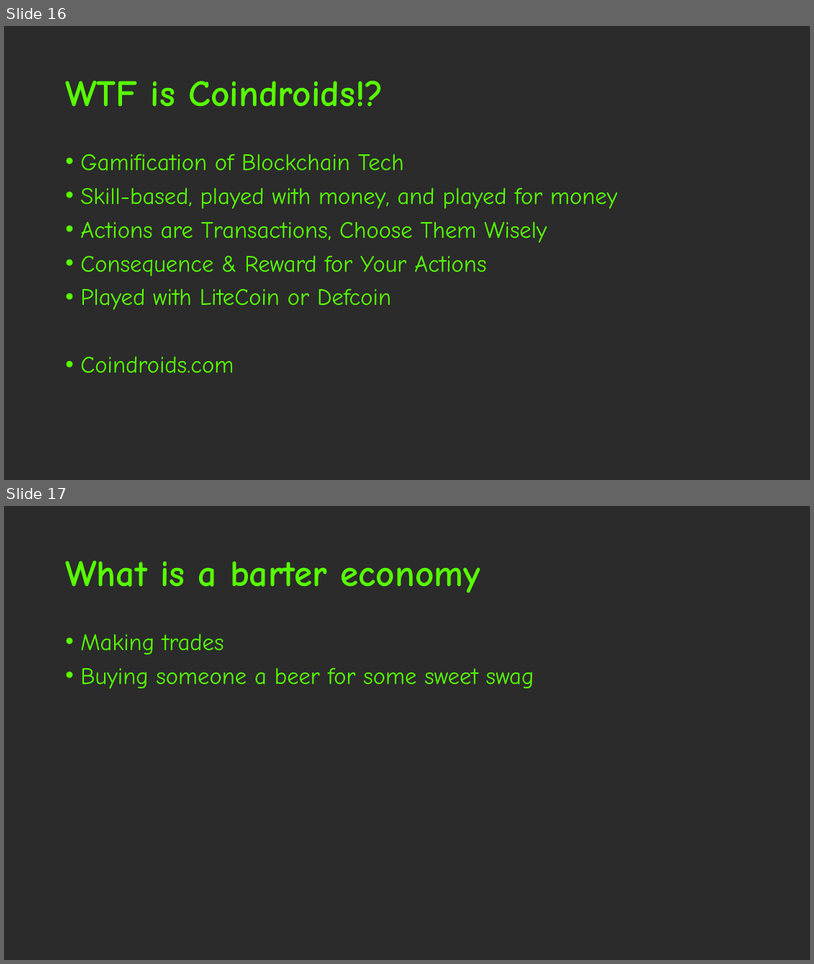
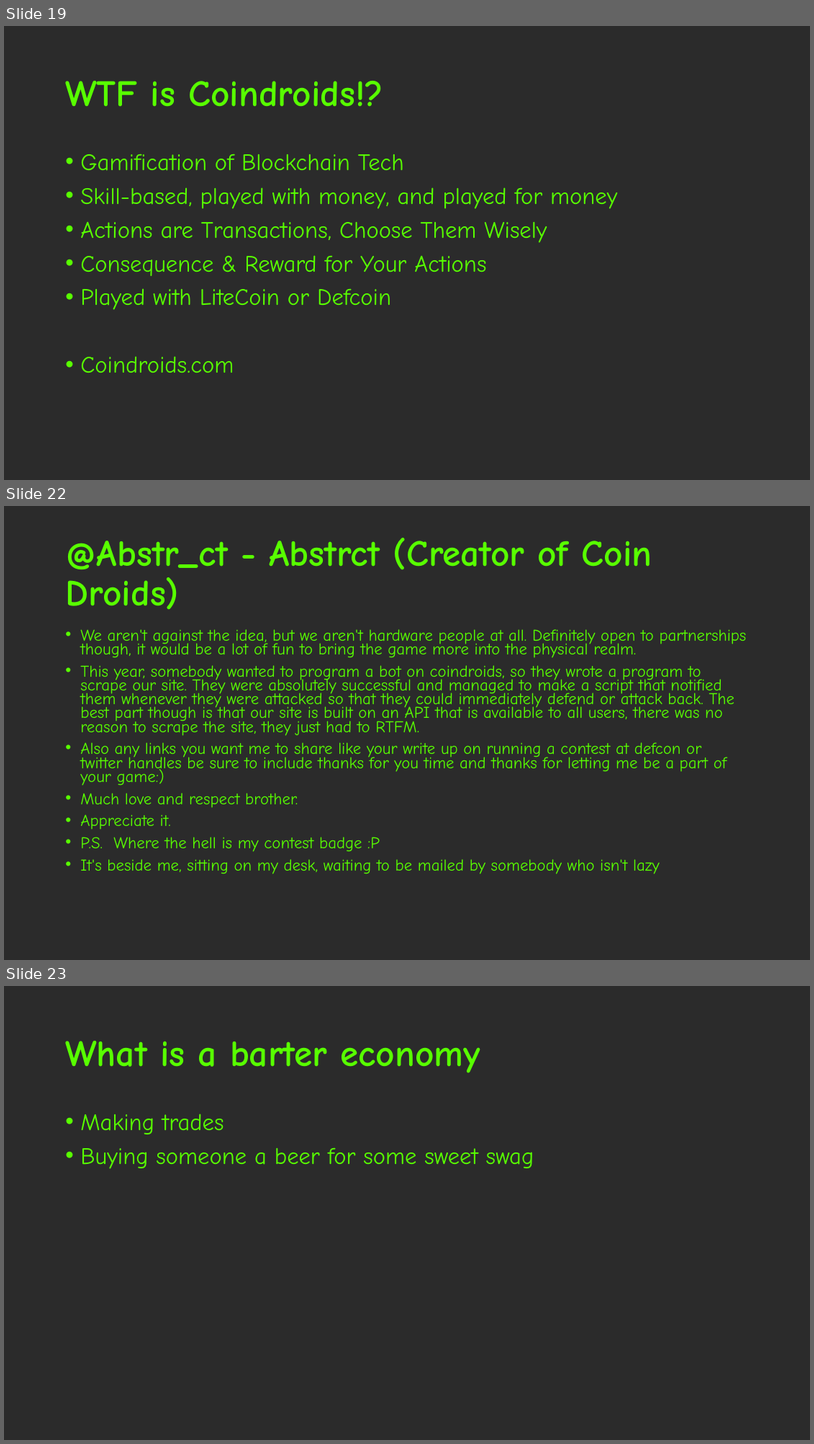
Before and after one commit to Kirball/b-sides-jax-talk, a slide deck: #BadgeLife, alternative currencies, the barter [Autosaved].pptx. Shown one above the other, each under a label of ours: slides 16 and 17 before the commit, slides 19, 22 and 23 after it; the slides between them are not shown. The pictures are 814x964 and 814x1444 pixels, drawn with LibreOffice and Linux fonts; fonts in the diff are those of the drawing; background and template pictures are left out; a plain dark background stands for a picture behind light text. Boxes give left, top, right and bottom in pixels: in the first picture for what was removed or moved away, otherwise in the second. Text is boxed around its words. In the diff, an @@ line names an element or a change of style, - is before the commit and + after.

```diff
--- a/#BadgeLife, alternative currencies, the barter [Autosaved].pptx
+++ b/#BadgeLife, alternative currencies, the barter [Autosaved].pptx
@@ slide 22 added at (4,506,810,960), background picture (left out) @@
@@ title added at (65,538,653,610), 44 pt, text #58FF00, bold @@
+@Abstr_ct - Abstrct (Creator of Coin Droids)
@@ text added at (80,629,747,874), 19.6 pt, text #58FF00 @@
+• We aren't against the idea, but we aren't hardware people at all. Definitely open to partnerships though, it would be a lot of fun to bring the game more into the physical realm.
+• This year, somebody wanted to program a bot on coindroids, so they wrote a program to scrape our site. They were absolutely successful and managed to make a script that notified them whenever they were attacked so that they could immediately defend or attack back. The best part though is that our site is built on an API that is available to all users, there was no reason to scrape the site, they just had to RTFM.
+• Also any links you want me to share like your write up on running a contest at defcon or twitter handles be sure to include thanks for you time and thanks for letting me be a part of your game:)
+• Much love and respect brother.
+• Appreciate it.
+• P.S. Where the hell is my contest badge :P
+• It's beside me, sitting on my desk, waiting to be mailed by somebody who isn't lazy
@@ what was slide 16 is now slide 19 @@
@@ what was slide 17 is now slide 23 @@
```
Also in this commit, not shown: 10 slides changed, 9 other slides added.
